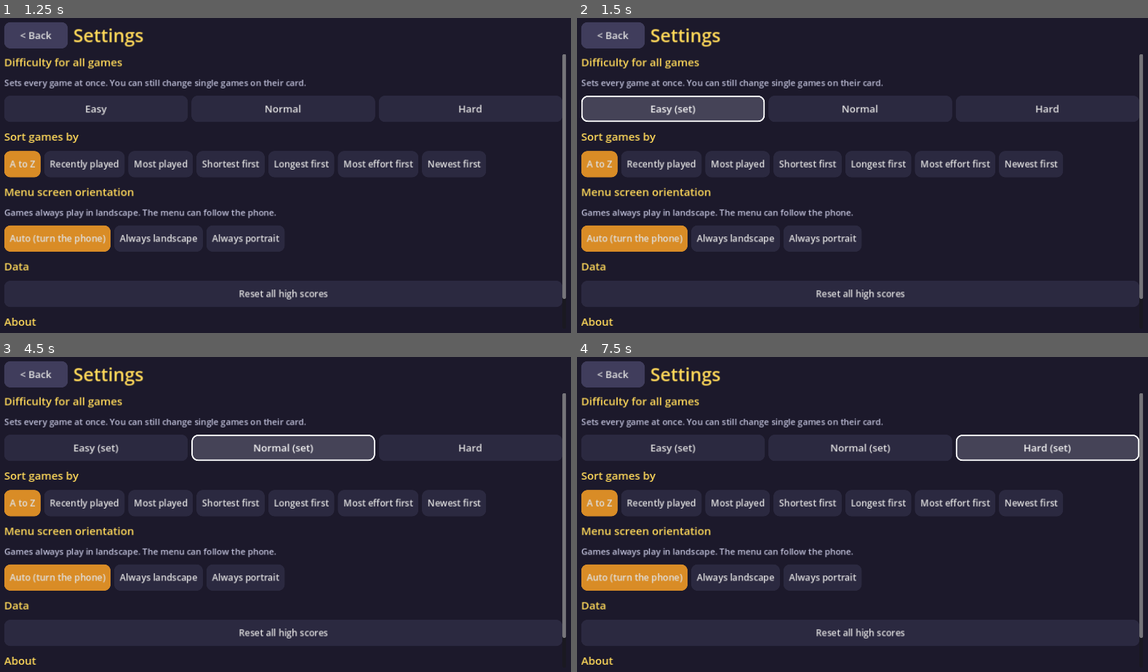
Above: before the commit, frames 1-4 (two rows, left to right).
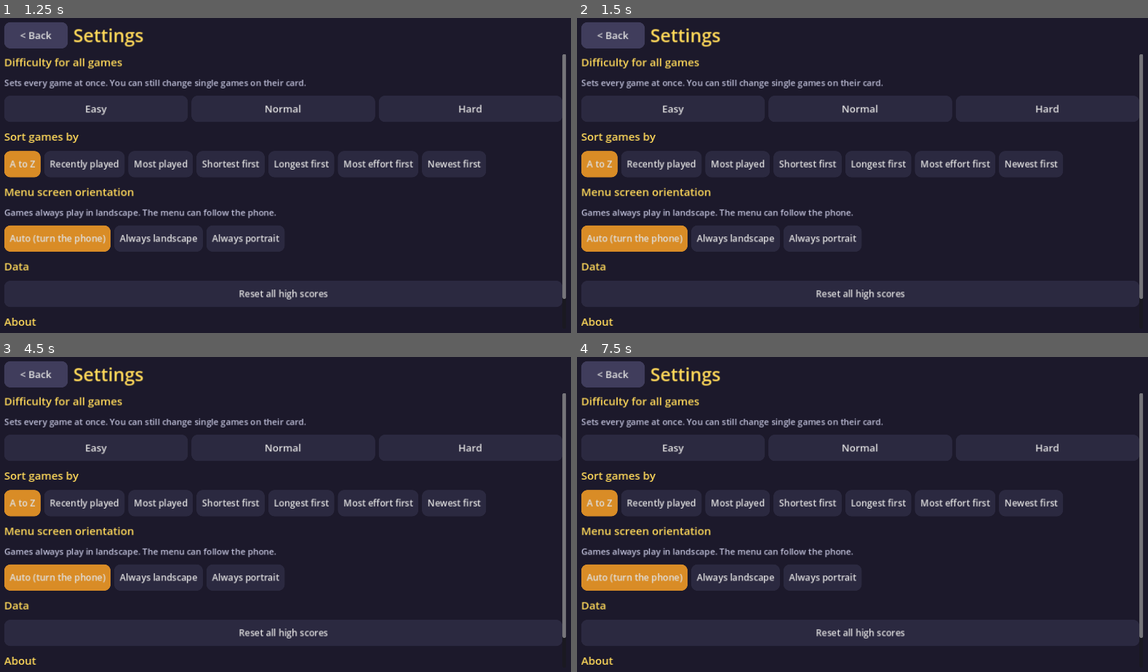
Above: after the commit, the same moments.

Repository: Hephaestus985/Laugh-Labs
Game: Godot game, scene res://menu.tscn
Two runs of this game, one before a commit and one after it. Both use one fixed random seed, a clock stepped at 60 frames per second and the inputs below.
Inputs (mouse positions are in pixels of both pictures, inside the frame that each line leads up to):
- Up to frame 1 (1.25 s): click "Settings" at 0.5 s
- Up to frame 2 (1.5 s): click "Easy" at 1.25 s
- Up to frame 3 (4.5 s): click (97, 448) at 2 s, where only the run before the commit has a clickable "Easy (set)"; click (97, 448) at 2.75 s, where only the run before the commit has a clickable "Easy (set)"; click (97, 448) at 3.5 s, where only the run after the commit has a clickable "Easy"; click "Normal" at 4.25 s
- Up to frame 4 (7.5 s): click (862, 448) at 5 s, where only the run before the commit has a clickable "Normal (set)"; click (862, 448) at 5.75 s, where only the run before the commit has a clickable "Normal (set)"; click (862, 448) at 6.5 s, where only the run after the commit has a clickable "Normal"; click "Hard" at 7.25 s

Frame 1 is identical in both runs. In frame 2, 2.7% of the frame differs, in the area x 0-33%, y 24-34%; in frame 3, 2.8%; in frame 4, 3.0%, in the area x 12-99%, y 24-34%.

Commit message:
Lab Arcade 1.5: swipe to scroll the launcher from anywhere on touch screens
Co-Authored-By: Claude Opus 5.5 (1M context) <noreply@anthropic.com>

Diff:
--- a/arcade/menu.gd
+++ b/arcade/menu.gd
@@ -40,11 +40,82 @@
 	_on_resized()
 
 
-func _process(_delta: float) -> void:
+func _process(delta: float) -> void:
 	# follow phone rotation (checked every frame; cheap, and more reliable than signals)
 	var ws := DisplayServer.window_get_size()
 	if (ws.y > ws.x) != portrait:
 		_on_resized()
+	# keep gliding a little after a swipe
+	if not drag_down and absf(fling) > 20.0 and is_instance_valid(drag_scroll):
+		drag_scroll.scroll_vertical -= int(fling * delta)
+		fling *= pow(0.04, delta)
+
+
+# ---------------------------------------------------------------- swipe to scroll
+# Swipes are handled here, before any card or button sees them, so a swipe
+# that starts anywhere (card background, label, button) scrolls the list.
+# A touch that doesn't move is passed on unchanged as a normal tap.
+
+const DRAG_START := 14.0
+var drag_down := false
+var dragging := false
+var drag_from := Vector2.ZERO
+var drag_start_scroll := 0
+var drag_scroll: ScrollContainer = null
+var drag_press: InputEventMouseButton = null
+var fling := 0.0
+var last_drag_y := 0.0
+var last_drag_t := 0
+
+
+func current_scroll() -> ScrollContainer:
+	return body.find_child("Scroll", true, false) as ScrollContainer if body else null
+
+
+func _input(event: InputEvent) -> void:
+	if event.has_meta("replay"):
+		return
+	if event is InputEventMouseButton and event.button_index == MOUSE_BUTTON_LEFT:
+		if event.pressed:
+			var sc := current_scroll()
+			if sc == null or not sc.get_global_rect().has_point(event.position):
+				return
+			drag_down = true
+			dragging = false
+			fling = 0.0
+			drag_scroll = sc
+			drag_from = event.position
+			drag_start_scroll = sc.scroll_vertical
+			drag_press = event.duplicate()
+			last_drag_y = event.position.y
+			last_drag_t = Time.get_ticks_msec()
+			get_viewport().set_input_as_handled()
+		elif drag_down:
+			drag_down = false
+			get_viewport().set_input_as_handled()
+			if not dragging and drag_press != null:
+				# it was a tap: hand the press and release to the buttons
+				drag_press.set_meta("replay", true)
+				var rel: InputEventMouseButton = event.duplicate()
+				rel.set_meta("replay", true)
+				Input.parse_input_event(drag_press)
+				Input.parse_input_event(rel)
+			dragging = false
+	elif event is InputEventMouseMotion and drag_down:
+		var dy: float = event.position.y - drag_from.y
+		if not dragging and absf(dy) > DRAG_START:
+			dragging = true
+		if dragging and is_instance_valid(drag_scroll):
+			drag_scroll.scroll_vertical = drag_start_scroll - int(dy)
+			var now := Time.get_ticks_msec()
+			var dt := maxf(1.0, now - last_drag_t) / 1000.0
+			fling = lerpf(fling, (event.position.y - last_drag_y) / dt, 0.5)
+			last_drag_y = event.position.y
+			last_drag_t = now
+		get_viewport().set_input_as_handled()
+	elif (event is InputEventScreenTouch or event is InputEventScreenDrag) and drag_down:
+		# the emulated mouse events above do the work on phones
+		get_viewport().set_input_as_handled()
 
 
 # ---------------------------------------------------------------- settings + stats
@@ -246,6 +317,7 @@
 
 func scroll_box() -> VBoxContainer:
 	var scroll := ScrollContainer.new()
+	scroll.name = "Scroll"
 	scroll.size_flags_vertical = Control.SIZE_EXPAND_FILL
 	scroll.horizontal_scroll_mode = ScrollContainer.SCROLL_MODE_DISABLED
 	body.add_child(scroll)
--- a/arcade/project.godot
+++ b/arcade/project.godot
@@ -6,7 +6,7 @@
 config/quit_on_go_back=false
 
 config/name="Lab Arcade"
-config/version="1.4"
+config/version="1.5"
 config/use_custom_user_dir=true
 config/custom_user_dir_name="Laugh Lab Arcade"
 config/description="All the Lab games in one app."
--- a/arcade/tools/tests/run_tests.gd
+++ b/arcade/tools/tests/run_tests.gd
@@ -69,6 +69,30 @@
 	r.position = pos
 	r.pressed = false
 	Input.parse_input_event(r)
+
+
+func mouse(pos: Vector2, down: bool) -> void:
+	var e := InputEventMouseButton.new()
+	e.button_index = MOUSE_BUTTON_LEFT
+	e.position = pos
+	e.global_position = pos
+	e.pressed = down
+	Input.parse_input_event(e)
+
+
+## A finger swipe as the phone reports it (emulated mouse press, moves, release).
+func swipe(from: Vector2, dy: float) -> void:
+	mouse(from, true)
+	await frames(1)
+	for i in 12:
+		var d := InputEventMouseMotion.new()
+		d.position = from + Vector2(0, dy * (i + 1) / 12.0)
+		d.global_position = d.position
+		d.button_mask = MOUSE_BUTTON_MASK_LEFT
+		Input.parse_input_event(d)
+		await frames(1)
+	mouse(from + Vector2(0, dy), false)
+	await frames(5)
 
 
 func release_all_keys() -> void:
@@ -179,6 +203,35 @@
 		check("menu", "difficulty button cycles", db.text != before, "%s -> %s" % [before, db.text])
 		for g in Games.LIST:
 			ArcadeGame.set_difficulty(g["id"], 1)
+	# swiping scrolls the list, wherever the finger starts
+	var sc: ScrollContainer = m.find_child("Scroll", true, false)
+	var swipe_ok := sc != null
+	if sc:
+		var first_card: Control = cards.get_child(0)
+		var r := first_card.get_global_rect()
+		var spots := [r.position + Vector2(r.size.x * 0.5, 20), first_card.find_child("Play", true, false).get_global_rect().get_center(), r.position + Vector2(r.size.x * 0.5, r.size.y * 0.45)]
+		for spot in spots:
+			sc.scroll_vertical = 0
+			await frames(1)
+			await swipe(spot, -200)
+			swipe_ok = swipe_ok and sc.scroll_vertical > 100
+		sc.scroll_vertical = 0
+		await frames(2)
+	check("menu", "swipe scrolls from card, label or button", swipe_ok)
+	var info_btn: Button = cards.get_child(0).find_child("Info", true, false)
+	var ic := info_btn.get_global_rect().get_center()
+	mouse(ic, true)
+	await frames(1)
+	mouse(ic, false)
+	await frames(4)
+	check("menu", "a tap (no swipe) still presses buttons", m.page == "info")
+	var isc: ScrollContainer = m.find_child("Scroll", true, false)
+	if isc:
+		await swipe(isc.get_global_rect().get_center(), -200)
+	check("menu", "info page scrolls by swipe", isc != null and isc.scroll_vertical > 50)
+	m.go_back()
+	await frames(3)
+	cards = m.find_child("Cards", true, false)
 	# every sort order still lists every game
 	var sorts_ok := true
 	for i in m.SORTS.size():
Not shown, changed: arcade/export_presets.cfg
Not shown, changed: arcade/tools/tests/last_report.txt
Not shown, changed: CHANGELOG.md
Not shown, changed: README.md
Not shown, changed: apks/LabArcade.apk
